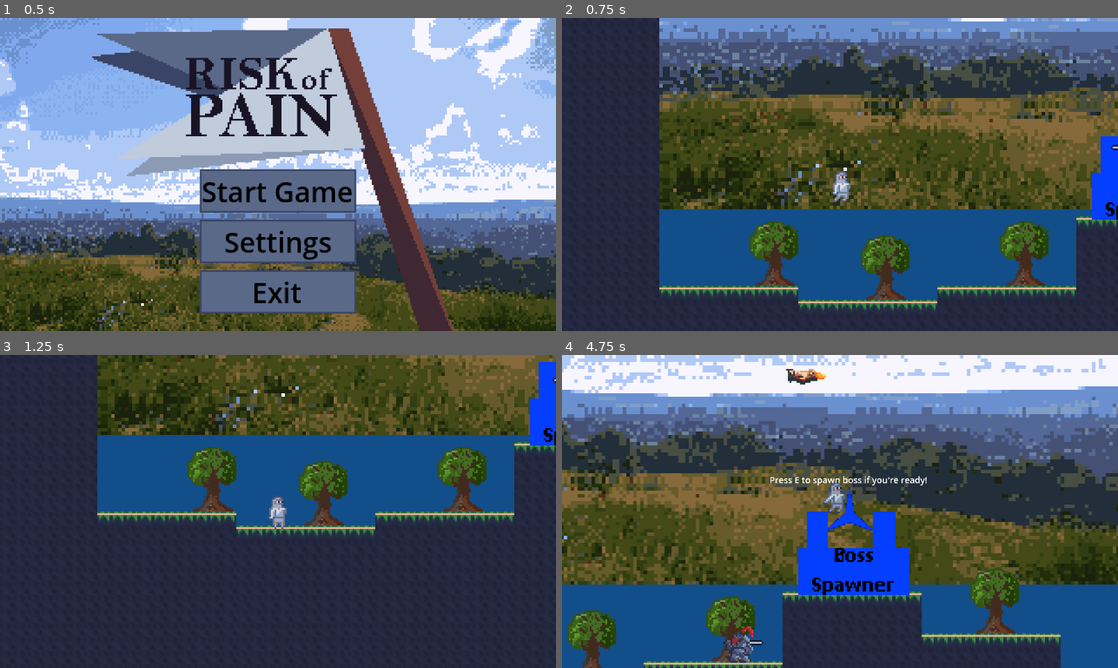
Above: before the commit, frames 1-4 (two rows, left to right).
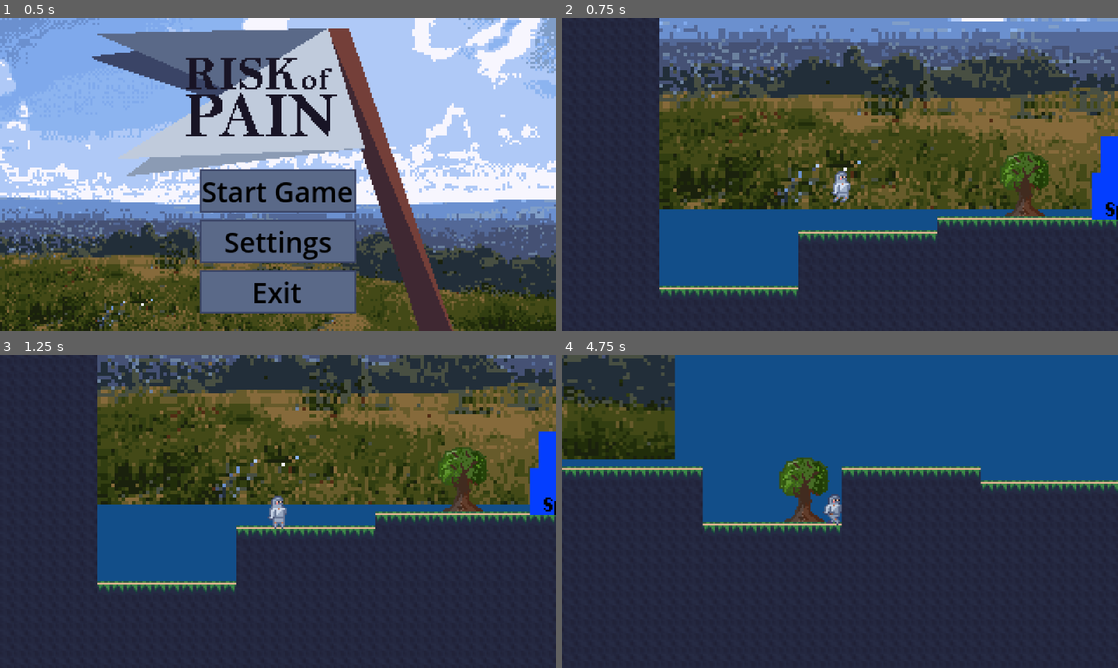
Above: after the commit, the same moments.

Repository: if25b180/risk-of-pain
Game: Godot game, scene res://scenes/menu/main_menu.tscn
Same seed, same stepped clock (60 frames per second), same inputs: the game is played once before the commit and once after it.
Inputs (mouse positions are in pixels of both pictures, inside the frame that each line leads up to):
- Up to frame 1 (0.5 s): no input
- Up to frame 2 (0.75 s): click "Start Game" at 0.5 s
- Up to frame 3 (1.25 s): no input
- Up to frame 4 (4.75 s): move the mouse to (962, 495) at 1.27 s; hold D (move_right) 1.28-2.78 s; tap E (interact) at 1.35, 2, 2.1, 2.75, 2.85, 3.5, 3.6, 4.25, 4.35 s; tap Space (jump) at 1.52, 2.27, 3.77, 4.52 s; move the mouse to (728, 527) at 2.02 s; move the mouse to (895, 442) at 2.77 s; hold A (move_left) 2.78-3.53 s; move the mouse to (812, 574) at 3.52 s; hold D (move_right) from 3.53 s (still down); move the mouse to (1006, 558) at 4.27 s

Frame 1 is identical in both runs. In frame 2, 15% of the frame differs, in the area x 33-100%, y 40-94%; in frame 3, 42%; in frame 4, 88%, in the area x 0-100%, y 0-100%.

Commit message:
feat: enemy damages player + sfx

Diff:
--- a/scenes/boss_spawner.tscn
+++ b/scenes/boss_spawner.tscn
@@ -1,7 +1,7 @@
 [gd_scene format=3 uid="uid://dajy2mhlmjfoj"]
 
 [ext_resource type="Texture2D" uid="uid://7fv5ar47y004" path="res://art/boss_spawner.png" id="1_2trd2"]
-[ext_resource type="Script" uid="uid://ke2o2gd7slcm" path="res://scenes/boss_spawner.gd" id="1_w6jr5"]
+[ext_resource type="Script" uid="uid://ke2o2gd7slcm" path="res://scripts/boss_spawner.gd" id="1_w6jr5"]
 
 [sub_resource type="RectangleShape2D" id="RectangleShape2D_w6jr5"]
 size = Vector2(63, 28)
--- a/scenes/enemy.tscn
+++ b/scenes/enemy.tscn
@@ -33,10 +33,10 @@
 target_position = Vector2(16, 0)
 
 [node name="AttackArea" type="Area2D" parent="." unique_id=1263762866]
+collision_layer = 2
 
 [node name="CollisionShape2D" type="CollisionShape2D" parent="AttackArea" unique_id=1740375523]
 position = Vector2(11, -2)
 shape = SubResource("CircleShape2D_5uy6h")
-disabled = true
 
 [connection signal="body_entered" from="AttackArea" to="." method="_on_attack_area_body_entered"]
--- a/scenes/player.tscn
+++ b/scenes/player.tscn
@@ -5,6 +5,7 @@
 [ext_resource type="Texture2D" uid="uid://bg5vu5pqbto1g" path="res://art/player_assets/p_spritesheet.png" id="2_g2els"]
 [ext_resource type="AudioStream" uid="uid://dkkkcovw2ci07" path="res://sounds/SFX/Jump.wav" id="4_dqkch"]
 [ext_resource type="AudioStream" uid="uid://c3ql7saiskdki" path="res://sounds/SFX/walk.wav" id="5_qlg0r"]
+[ext_resource type="AudioStream" uid="uid://b177s3nssiaib" path="res://sounds/SFX/PlayerDamage.wav" id="6_tuyoq"]
 
 [sub_resource type="ShaderMaterial" id="ShaderMaterial_dqkch"]
 shader = ExtResource("1_qhqgy")
@@ -154,3 +155,6 @@
 
 [node name="walk_SFX" type="AudioStreamPlayer2D" parent="." unique_id=10074065]
 stream = ExtResource("5_qlg0r")
+
+[node name="hurt_SFX" type="AudioStreamPlayer2D" parent="." unique_id=1842459668]
+stream = ExtResource("6_tuyoq")
--- a/scripts/enemy.gd
+++ b/scripts/enemy.gd
@@ -1,4 +1,7 @@
 extends CharacterBody2D
+
+@export var health: float = 50
+@export var damage: float = 15
 
 @export var speed := 50.0
 @export var gravity := 900.0
@@ -62,5 +65,10 @@
 
 	$AttackArea.position.x = abs($AttackArea.position.x) * direction
 
+
+
+
+
 func _on_attack_area_body_entered(body: Node2D) -> void:
-	pass # Replace with function body.
+	if body is Player:
+		body.hurt(damage)
--- a/scripts/player.gd
+++ b/scripts/player.gd
@@ -1,10 +1,16 @@
 extends CharacterBody2D
+
+class_name Player
 
 @onready var animation = $AnimationPlayer
 @onready var sprite = $Sprite2D
 @onready var jump_sfx: AudioStreamPlayer2D = $jump_SFX
 @onready var walk_sfx: AudioStreamPlayer2D = $walk_SFX
+@onready var hurt_sfx: AudioStreamPlayer2D = $hurt_SFX
 
+
+@export var health: float = 100
+@export var damage: float = 30
 
 @export var speed := 200.0
 @export var gravity := 900.0
@@ -47,3 +53,11 @@
 		else:
 			if animation.current_animation != "p_idle":
 				animation.play("p_idle")
+
+
+#damage calculation
+func hurt(damage):
+	hurt_sfx.play()
+	health -= damage
+	if health <= 0:
+		get_tree().reload_current_scene()
--- a/scripts/procedual_world.gd
+++ b/scripts/procedual_world.gd
@@ -32,7 +32,7 @@
 	floor_current_y += randi_range(y_jump_range_min, y_jump_range_max)
 	floor_current_y = clamp(floor_current_y, floor_min_y, 1400)
 
-	if randi_range(0, 100) > 100 - tree_chance:
+	if randi_range(0, 100) < tree_chance:
 		var tree: Node2D = tree_scene.instantiate()
 		var tree_x = chunk_count * chunk_width * tile_set.tile_size.x \
 			+ randi_range(3, chunk_width - 3) * tile_set.tile_size.x
Renamed: scenes/boss_spawner.gd -> scripts/boss_spawner.gd
Renamed: scenes/boss_spawner.gd.uid -> scripts/boss_spawner.gd.uid
